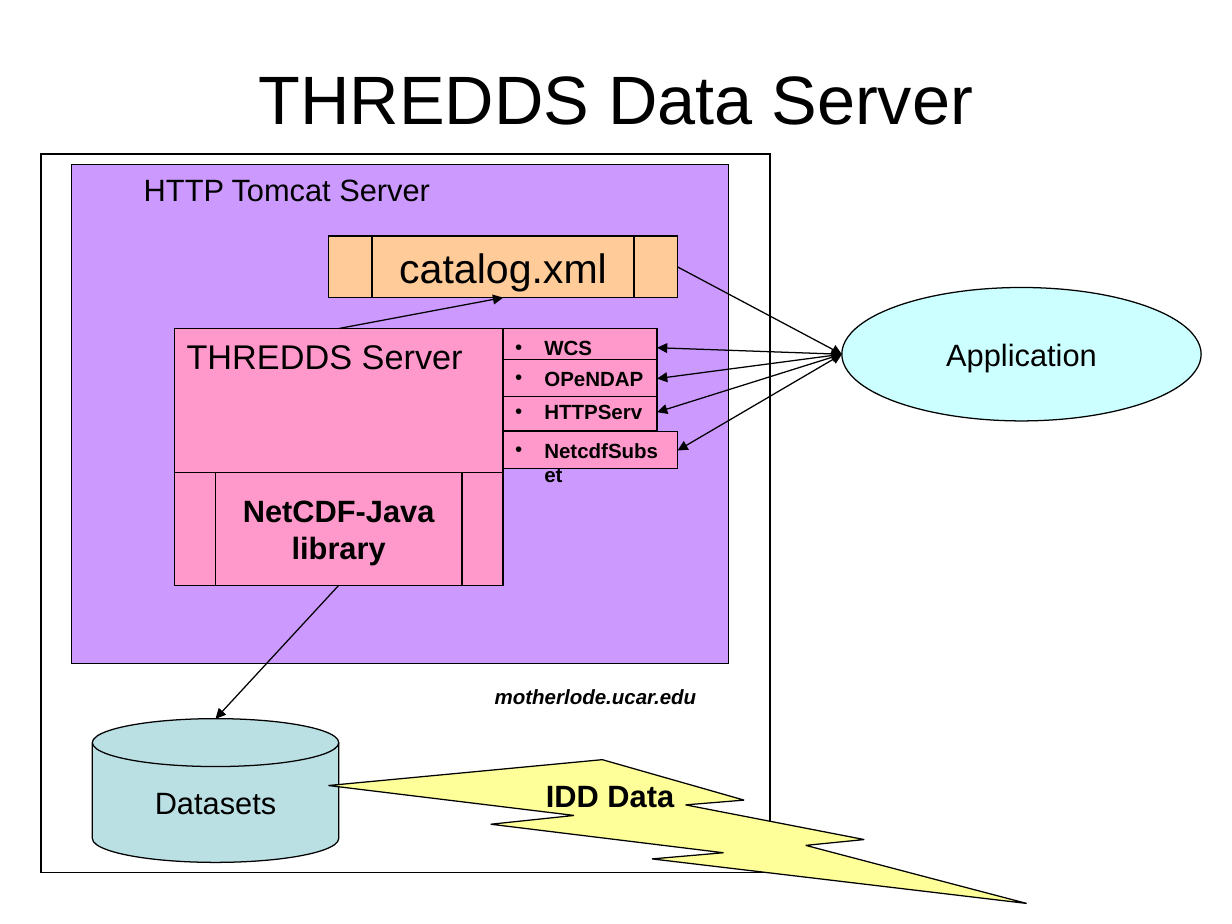
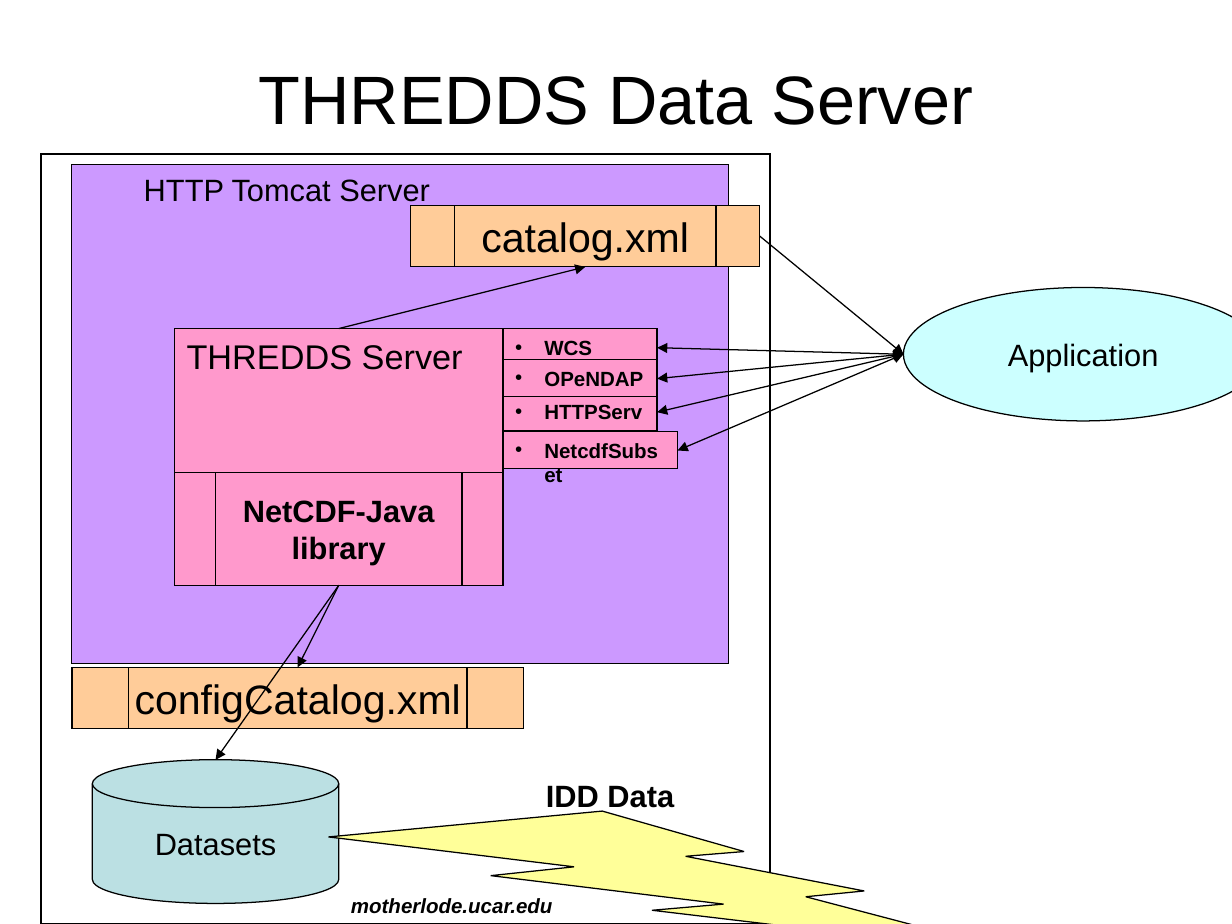
Before and after one commit to ooici-eoi/THREDDS, a slide deck: slide 3 of docs/web/thredds/tech/tutorial/TDSOverview.ppt. Drawn at 1232x924 pixels with LibreOffice and Linux fonts; fonts in the diff are those of the drawing; background and template pictures are left out. Boxes give left, top, right and bottom in pixels: in the first picture for what was removed or moved away, otherwise in the second. Text is boxed around its words. In the diff, an @@ line names an element or a change of style, - is before the commit and + after.

```diff
--- a/docs/web/thredds/tech/tutorial/TDSOverview.ppt
+++ b/docs/web/thredds/tech/tutorial/TDSOverview.ppt
@@ rectangle resized from (x1=41, y1=154, x2=770, y2=872) to (x1=41, y1=154, x2=770, y2=924) @@
@@ flow chart predefined process "catalog.xml" moved from (x1=329, y1=237, x2=678, y2=298) to (x1=410, y1=206, x2=759, y2=267) @@
@@ arrow moved from (678, 267) - (841, 355) to (760, 237) - (903, 355) @@
@@ arrow moved from (339, 329) - (503, 298) to (339, 329) - (585, 267) @@
@@ ellipse "Application" resized from (x1=841, y1=287, x2=1201, y2=420) to (x1=903, y1=287, x2=1232, y2=420) @@
@@ double arrow moved from (657, 413) - (841, 354) to (657, 413) - (903, 354) @@
@@ double arrow moved from (657, 378) - (841, 354) to (657, 378) - (903, 354) @@
@@ double arrow moved from (657, 347) - (841, 355) to (657, 347) - (903, 355) @@
@@ double arrow moved from (678, 451) - (841, 354) to (678, 451) - (903, 354) @@
@@ arrow moved from (339, 585) - (216, 718) to (339, 585) - (216, 760) @@
@@ arrow added from (339, 585) to (298, 668), #000000 0.74 pt @@
@@ flow chart predefined process added at (x1=71, y1=668, x2=524, y2=729), fill #FFCC99, outline #000000 0.74 pt, 24 pt, text #000000 @@
+configCatalog.xml
@@ cylinder "Datasets" moved from (x1=92, y1=718, x2=339, y2=862) to (x1=92, y1=760, x2=339, y2=904) @@
@@ lightning bolt resized from (x1=329, y1=760, x2=1027, y2=904) to (x1=329, y1=811, x2=1027, y2=924) @@
@@ text "motherlode.ucar.edu" moved from (x1=495, y1=689, x2=697, y2=705) to (x1=351, y1=898, x2=553, y2=914) @@
```
Also in this commit, not shown: 8 other slides changed, 6 slides added, 8 other files.
